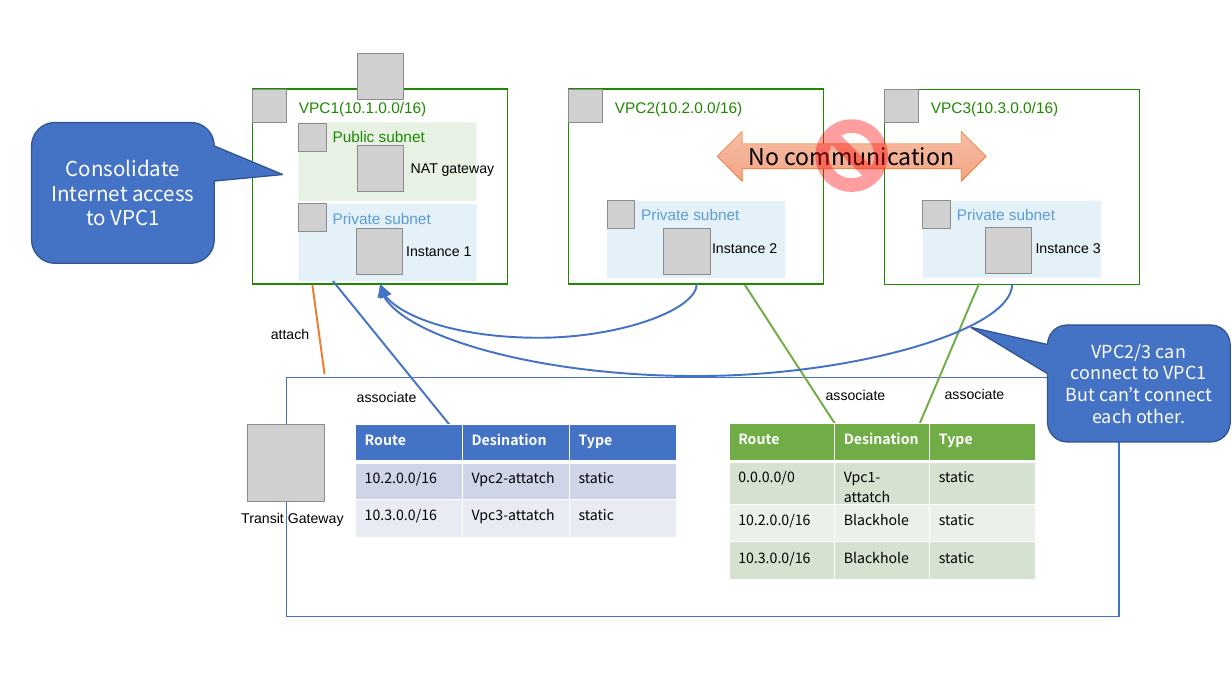
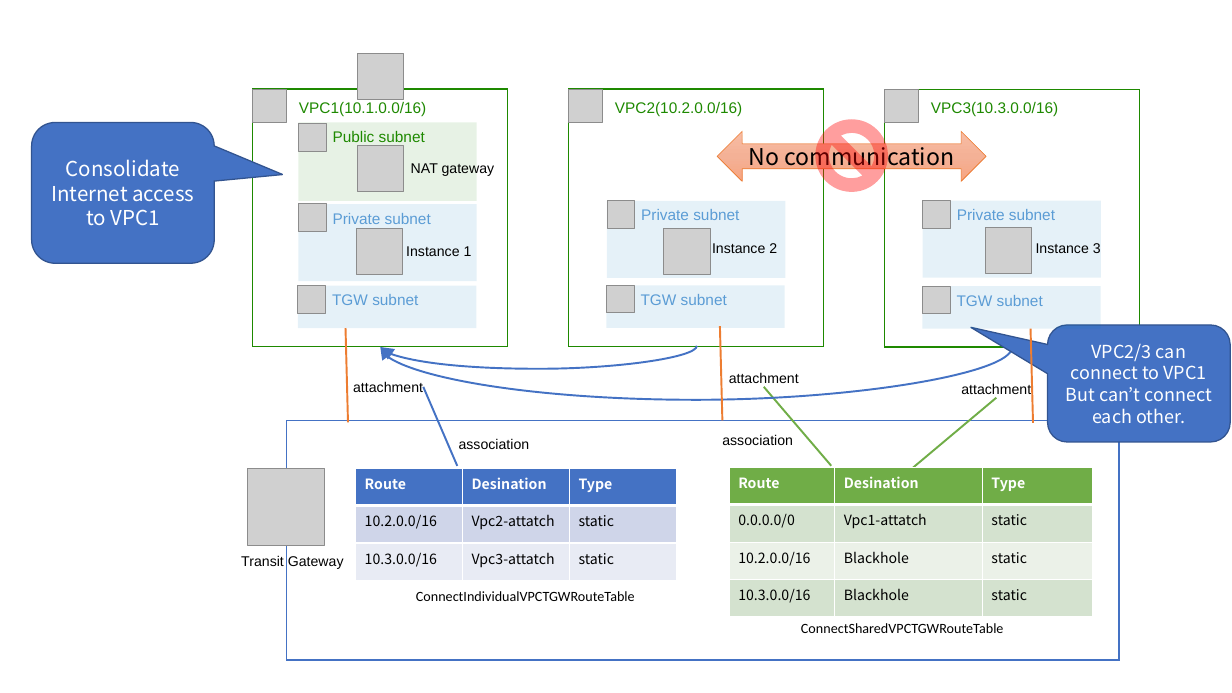
Before and after one commit to tomofuminijo/aws-transit-gateway-demo, a slide deck: slide 2 of images/images.pptx. Drawn at 1232x693 pixels with LibreOffice and Linux fonts; fonts in the diff are those of the drawing; grey boxes stand for pictures. Boxes give left, top, right and bottom in pixels: in the first picture for what was removed or moved away, otherwise in the second. Text is boxed around its words. In the diff, an @@ line names an element or a change of style, - is before the commit and + after.

Commit message:
Add TGW Subnet

```diff
--- a/images/images.pptx
+++ b/images/images.pptx
@@ rectangle "VPC1(10.1.0.0/16)": place and size @@
-rectangle "VPC1(10.1.0.0/16)" at (253,89,508,284)
+rectangle "VPC1(10.1.0.0/16)" at (253,89,508,347)
@@ rectangle "VPC2(10.2.0.0/16)": place and size @@
-rectangle "VPC2(10.2.0.0/16)" at (569,89,824,284)
+rectangle "VPC2(10.2.0.0/16)" at (569,89,824,347)
@@ rectangle "VPC3(10.3.0.0/16)": place and size @@
-rectangle "VPC3(10.3.0.0/16)" at (885,90,1141,285)
+rectangle "VPC3(10.3.0.0/16)" at (885,90,1141,348)
@@ rectangle added at (298,286,476,328), fill #007CBC at 10% opacity, 12 pt, text #5B9CD5 @@
+TGW subnet
@@ picture added at (298,286,325,313) @@
@@ rectangle added at (606,286,785,328), fill #007CBC at 10% opacity, 12 pt, text #5B9CD5 @@
+TGW subnet
@@ picture added at (606,286,634,313) @@
@@ rectangle added at (922,287,1101,329), fill #007CBC at 10% opacity, 12 pt, text #5B9CD5 @@
+TGW subnet
@@ picture added at (922,287,950,314) @@
@@ line moved from (312, 285) - (324, 374) to (346, 328) - (348, 422) @@
@@ line added from (720, 326) to (723, 421), #ED7D31 1.5 pt @@
@@ line added from (1031, 329) to (1033, 423), #ED7D31 1.5 pt @@
@@ curved arrow moved from (1012, 285) - (381, 285) to (1012, 348) - (381, 347) @@
@@ curved arrow moved from (697, 284) - (381, 285) to (697, 346) - (381, 348) @@
@@ text at (353,381,423,392): text changed @@
-attach
+attachment
@@ line moved from (333, 281) - (452, 427) to (423, 387) - (457, 466) @@
@@ text added at (729,372,799,387), 11 pt, text #000000 @@
+attachment
@@ line moved from (745, 285) - (836, 425) to (764, 387) - (832, 466) @@
@@ text removed at (945,389,1005,399) @@
-associate
@@ text added at (961,383,1031,398), 11 pt, text #000000 @@
+attachment
@@ line moved from (980, 284) - (919, 427) to (996, 397) - (908, 472) @@
@@ 1 picture, 1 text, 1 table, 1 rectangle: place and size @@
-1 picture, 1 text, 1 table, 1 rectangle at (241,377,1119,616)
+1 picture, 1 text, 1 table, 1 rectangle at (241,421,1119,660)
@@ text at (459,438,530,449): text changed @@
-associate
+association
@@ text at (722,434,793,445): text changed @@
-associate
+association
@@ table: place and size @@
-table at (729,424,1035,579)
+table at (729,468,1092,617)
@@ text added at (416,591,635,601), 11 pt, text #000000 @@
+ConnectIndividualVPCTGWRouteTable
@@ text added at (801,623,1004,633), 11 pt, text #000000 @@
+ConnectSharedVPCTGWRouteTable
```
Also in this commit, not shown: 3 other slides changed, 10 other files.
